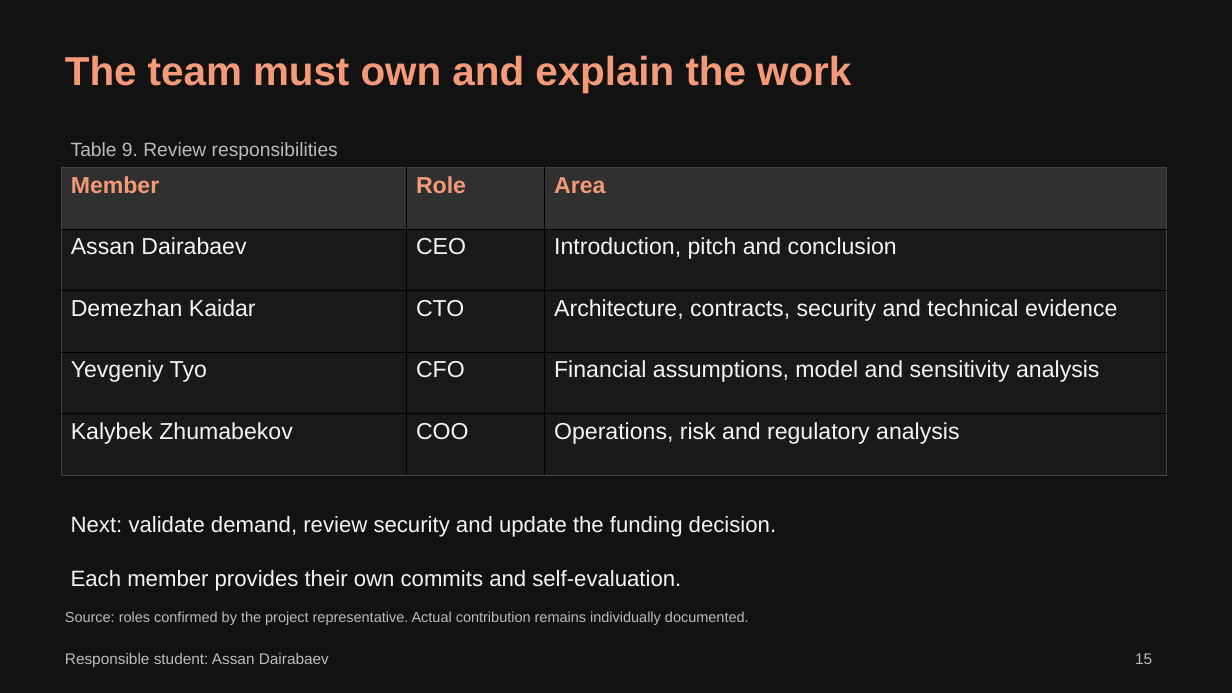
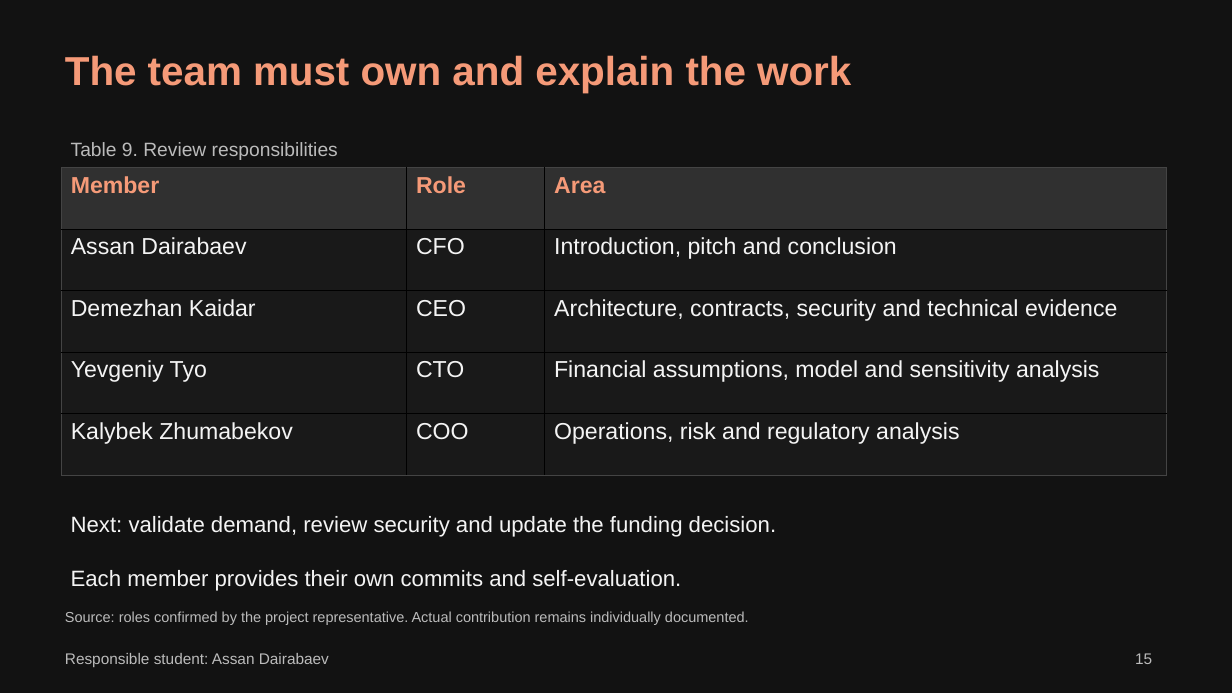
Before and after one commit to ONI-COLLI/Artguard, a slide deck: slide 15 of deliverables/final-project/Team03_FP_Presentation.pptx. Drawn at 1232x693 pixels with LibreOffice and Linux fonts; fonts in the diff are those of the drawing. Boxes give left, top, right and bottom in pixels: in the first picture for what was removed or moved away, otherwise in the second. Text is boxed around its words. In the diff, an @@ line names an element or a change of style, - is before the commit and + after.

```diff
--- a/deliverables/final-project/Team03_FP_Presentation.pptx
+++ b/deliverables/final-project/Team03_FP_Presentation.pptx
@@ table at box(62, 167, 1167, 475) @@
-row 2, column 2: CEO
+row 2, column 2: CFO
-row 3, column 2: CTO
+row 3, column 2: CEO
-row 4, column 2: CFO
+row 4, column 2: CTO
```
Also in this commit, not shown: 15 other slides changed, 15 other files.
